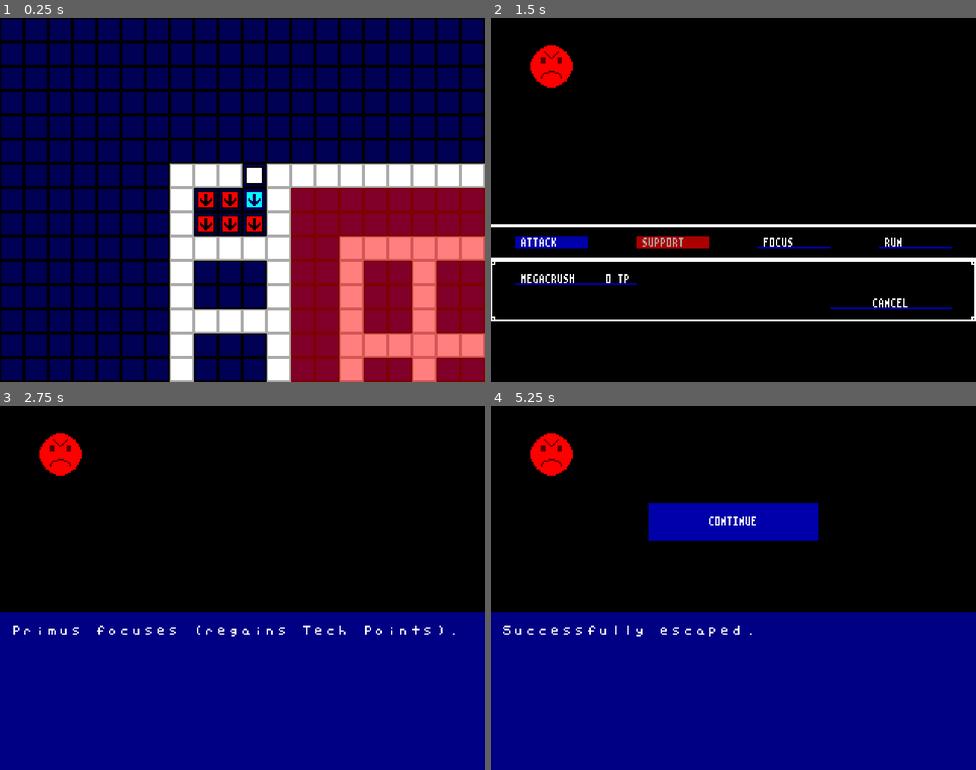
Above: before the commit, frames 1-4 (two rows, left to right).
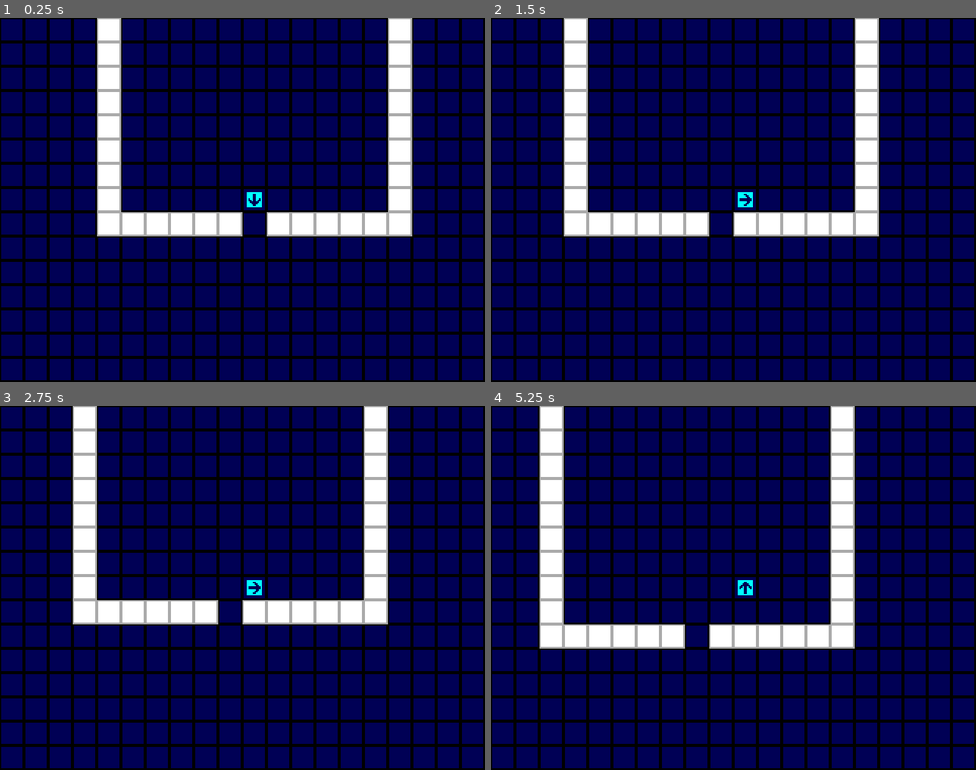
Above: after the commit, the same moments.

Repository: BeamBrain1/Morphose
Game: Godot game, scene res://Scenes/Global/root.tscn
Two runs of this game, one before a commit and one after it. Both use one fixed random seed, a clock stepped at 60 frames per second and the inputs below.
Inputs (mouse positions are in pixels of both pictures, inside the frame that each line leads up to):
- Up to frame 1 (0.25 s): no input
- Up to frame 2 (1.5 s): tap Enter (overworld_interact) at 0.5, 0.6 s; move the mouse to (840, 181) at 0.52 s; hold Right (right) 0.53-1.25 s; click (549, 243) at 1.25 s, where only the run before the commit has a clickable "ATTACK"
- Up to frame 3 (2.75 s): click (300, 631) at 2 s, where only the run before the commit has a clickable "FOCUS"
- Up to frame 4 (5.25 s): tap Space at 2.75, 5 s; move the mouse to (636, 606) at 2.77 s; hold Down (down) 2.78-3.5 s; click (636, 606) at 2.85 s; click (917, 631) at 3.5 s, where only the run before the commit has a clickable "RUN"; tap Enter (overworld_interact) at 4.25, 4.35 s; move the mouse to (782, 507) at 4.27 s; hold Right (right) 4.28-5.03 s; move the mouse to (709, 660) at 5.02 s; hold Up (up) from 5.03 s (still down); click (709, 660) at 5.1 s

The runs differ from the first frame. In frame 1, 39% of the frame differs, in the area x 20-100%, y 0-100%; in frame 2, 80%; in frame 3, 89%; in frame 4, 89%, in the area x 0-100%, y 0-100%.

Commit message:
Daily backup

Diff:
--- /dev/null
+++ b/Scenes/Battle/AttackAnimations/AttackAnimation.tscn
@@ -0,0 +1,12 @@
+[gd_scene format=3 uid="uid://cdvdc1i8f3ugi"]
+
+[ext_resource type="Script" uid="uid://12ujredmtjuv" path="res://Scenes/Battle/AttackAnimations/attack_animation.gd" id="1_sv7hb"]
+
+[sub_resource type="SpriteFrames" id="SpriteFrames_qj3hc"]
+
+[node name="AttackAnimation" type="AnimatedSprite2D" unique_id=678900228]
+sprite_frames = SubResource("SpriteFrames_qj3hc")
+script = ExtResource("1_sv7hb")
+
+[connection signal="animation_finished" from="." to="." method="_on_animation_finished"]
+[connection signal="frame_changed" from="." to="." method="_on_frame_changed"]
--- /dev/null
+++ b/Scenes/Battle/AttackAnimations/AttackSound.tscn
@@ -0,0 +1,7 @@
+[gd_scene format=3 uid="uid://b1temncsapi63"]
+
+[ext_resource type="Script" uid="uid://ile0dw2uvh7n" path="res://Scenes/Battle/AttackAnimations/attack_sound.gd" id="1_5k5x3"]
+
+[node name="AttackSound" type="AudioStreamPlayer" unique_id=582887907]
+bus = &"SFX"
+script = ExtResource("1_5k5x3")
--- /dev/null
+++ b/Scenes/Battle/AttackAnimations/attack_animation.gd
@@ -0,0 +1,47 @@
+class_name AttackAnimation
+extends AnimatedSprite2D
+
+signal finished_playing
+
+var sound_array: Array[AttackSound] = []
+var active_sound: AttackSound
+
+
+func _ready() -> void:
+	for node in get_children():
+		if node is AttackSound:
+			sound_array.append(node)
+
+
+func _on_animation_finished() -> void:
+	hide()
+	if soundPlaying():
+		await active_sound.finished
+	endAnimation()
+
+
+func _on_frame_changed() -> void:
+	for sound in sound_array:
+		if sound.play_frame == frame:
+			sound.play()
+			active_sound = sound
+			return
+
+
+func visualPlaying() -> bool:
+	return visible
+
+
+func soundPlaying() -> bool:
+	return active_sound != null
+
+
+func onSoundFinished() -> void:
+	active_sound = null
+	if not visualPlaying():
+		endAnimation()
+
+
+func endAnimation() -> void:
+	emit_signal("finished_playing")
+	call_deferred("queue_free")
--- /dev/null
+++ b/Scenes/Battle/AttackAnimations/attack_sound.gd
@@ -0,0 +1,4 @@
+class_name AttackSound
+extends AudioStreamPlayer
+
+@export var play_frame: int
--- a/Scenes/Battle/UI/battle_message_display.gd
+++ b/Scenes/Battle/UI/battle_message_display.gd
@@ -4,12 +4,7 @@
 
 signal display_timeout
 
-# Called when the node enters the scene tree for the first time.
-func _ready() -> void:
-	pass # Replace with function body.
 
-
-# Called every frame. 'delta' is the elapsed time since the previous frame.
 func _process(delta: float) -> void:
 	if Input.is_action_just_pressed("select"):
 		if displayingTemporaryMessage():
--- a/Scenes/CharBuild/UI/blueprint_slots_box.gd
+++ b/Scenes/CharBuild/UI/blueprint_slots_box.gd
@@ -3,10 +3,6 @@
 signal slots_changed
 
 var assigned_party_member: PartyMember
-
-# Called when the node enters the scene tree for the first time.
-func _ready() -> void:
-	pass # Replace with function body.
 
 
 func assignPartyMember(party_member: PartyMember) -> void:
--- a/Scenes/Global/Constructs/Blueprint.gd
+++ b/Scenes/Global/Constructs/Blueprint.gd
@@ -1,6 +1,8 @@
 class_name Blueprint
 
 const NUM_NAME_CHARS: int = 10			# Pad name to this size, including generation
+
+const ATTACK_ANIMATION_DIRECTORY = "res://Scenes/Battle/AttackAnimations/"
 
 var base_display_name: String = "[NO DATA]"
 var override_display_name: String = ""
@@ -200,11 +202,22 @@
 	return bio_cost_track.matchn("Z")
 
 
-# Override in children
+# Override in children as needed
 func isStatusEffectBlueprint() -> bool:
 	return false
 
 
-# Override in children
+# Override in children as needed
 func isSupportStatusEffectBlueprint() -> bool:
 	return false
+
+
+func getUseAnimation() -> AttackAnimation:
+	var animation_path: String = ATTACK_ANIMATION_DIRECTORY + animationFileName() + ".tscn"
+	if ResourceLoader.exists(animation_path):
+		return load(animation_path).instantiate()
+	return null
+
+
+func animationFileName() -> String:
+	return base_display_name + str(tier)
--- a/Scenes/Global/root.gd
+++ b/Scenes/Global/root.gd
@@ -11,10 +11,10 @@
 	#get_tree().root.content_scale_size = Vector2(960, 720)
 	randomize()
 	loadStartingPartyMembers()
-	#if GlobalProgramData.DEBUG_MODE:
-	#	ActiveSaveData.party.setLocationAndDirection(OverworldPosition.new("FactoryWorkerQuarters", Vector2(15, 8)))
-	#else:
-	ActiveSaveData.party.setLocationAndDirection(OverworldPosition.new("FactoryPens", Vector2(0, 0)))
+	if GlobalProgramData.DEBUG_MODE:
+		ActiveSaveData.party.setLocationAndDirection(OverworldPosition.new("FactoryExit", Vector2(0, 0)))
+	else:
+		ActiveSaveData.party.setLocationAndDirection(OverworldPosition.new("FactoryPens", Vector2(0, 0)))
 	toOverworld()
 
 
--- a/Scenes/Overworld/MapScripts/Factory/factory_exit_script.gd
+++ b/Scenes/Overworld/MapScripts/Factory/factory_exit_script.gd
@@ -3,9 +3,4 @@
 
 func body() -> void:
 	if isFlagSet("OverseerKilled"):
-		destroyActiveObject("NPCOverseer")
-		await displayDialog("Defector", "...We did it.")
-		await displayDialog("Defector", "We actually did it! We're free! We never have to see this place again! Aren't you glad you didn't eat me?")
-		await displayDialog("Defector", "I've... never left the factory. I don't know what's out there. But anywhere's better than here, right?")
-		await displayDialog("Defector", "Overseer once mentioned a \"city\" to the north. Tougher Morphose there. Better food, more Muta.")
-		await displayDialog("Defector", "You and me, Primus! We're moving up in the world!")
+		destroyActiveObject("OverseerNPC")
--- a/Scenes/Overworld/MapScripts/Factory/map_script_overseer.gd
+++ b/Scenes/Overworld/MapScripts/Factory/map_script_overseer.gd
@@ -10,3 +10,8 @@
 	if battle_won:
 		await destroyActiveObject(holder)
 		await setFlag("OverseerKilled")
+		await displayDialog("Defector", "...We did it.")
+		await displayDialog("Defector", "We actually did it! We're free! We never have to see this place again! Aren't you glad you didn't eat me?")
+		await displayDialog("Defector", "I've... never left the factory. I don't know what's out there. But anywhere's better than here, right?")
+		await displayDialog("Defector", "Overseer once mentioned a \"city\" to the north. Tougher Morphose there. Better food, more Muta.")
+		await displayDialog("Defector", "You and me, Primus! We're moving up in the world!")
--- a/Scenes/Overworld/MapScripts/Factory/security_quarters_script.gd
+++ b/Scenes/Overworld/MapScripts/Factory/security_quarters_script.gd
@@ -8,10 +8,10 @@
 	else:
 		await displayDialog("Security", "How did it get this far? ...You! Worker! You've been helping it! We'll kill you too!")
 		for i in range(3):
-			await pushActor("SecurityNPC1", 1, GlobalProgramData.DIRECTION.UP)
-			await pushActor("SecurityNPC2", 1, GlobalProgramData.DIRECTION.UP)
+			pushActor("SecurityNPC1", 1, GlobalProgramData.DIRECTION.UP)
+			pushActor("SecurityNPC2", 1, GlobalProgramData.DIRECTION.UP)
 			await delay(DEFAULT_STEP_DELAY)
+		await setFlag("SecurityAmbushDefeated")
 		await doEncounter(["Security", "Security"])
 		if battle_won:
-			await setFlag("SecurityAmbushDefeated")
 			await displayDialog("Defector", "Starting to think we can pull this off! South door leads to the armory. Probably has good combat blueprints.")
--- a/Scenes/Overworld/Maps/FactorySecurityQuarters.tscn
+++ b/Scenes/Overworld/Maps/FactorySecurityQuarters.tscn
@@ -7,6 +7,7 @@
 [ext_resource type="PackedScene" uid="uid://bxlx52nrj1d2b" path="res://Scenes/Overworld/Encounters/Encounter.tscn" id="4_qa7qs"]
 [ext_resource type="PackedScene" uid="uid://bm5l7me1ug7k2" path="res://Scenes/Overworld/ActiveObjects/PartyToken.tscn" id="5_03tcu"]
 [ext_resource type="PackedScene" uid="uid://bawj68k5d0vov" path="res://Scenes/Overworld/ActiveObjects/NPCs/Factory/security.tscn" id="6_qa7qs"]
+[ext_resource type="PackedScene" uid="uid://ntecug3wc8de" path="res://Scenes/Overworld/MapScripts/Factory/security_quarters_script.tscn" id="8_843yj"]
 
 [node name="OverworldMap" type="Node2D" unique_id=1987703735]
 script = ExtResource("1_b7k86")
@@ -57,3 +58,5 @@
 [node name="PartyToken" parent="." unique_id=809970201 instance=ExtResource("5_03tcu")]
 
 [node name="TileMapLayersUpper" type="Node2D" parent="." unique_id=1884149053]
+
+[node name="SecurityQuartersScript" parent="." unique_id=1038762891 instance=ExtResource("8_843yj")]
--- a/defector_join_script.gd
+++ b/defector_join_script.gd
@@ -10,7 +10,6 @@
 		if activeMap().gridPosition(activeMap().getPartyToken()).x == 23:
 			await pushParty(1, GlobalProgramData.DIRECTION.LEFT)
 			await turnParty(GlobalProgramData.DIRECTION.UP)
-		await displayDialog("Primus", "!")
 		await pushParty(1, GlobalProgramData.DIRECTION.UP)
 		await delay(0.25)
 		await turnNPC(defector_npc, GlobalProgramData.DIRECTION.DOWN)
@@ -24,7 +23,7 @@
 		await displayDialog("Primus", "...?")
 		await displayDialog("Worker", "Good. Pay attention. This place's Overseer is tough. He's harvested Muta from guys like you for years.")
 		await displayDialog("Worker", "You can't beat him alone. But I've wanted to escape this place for a while too. Together, we have a chance.")
-		await displayDialog("Worker", "They were going to eat me, too - that's what they do to chronic underpeformers.")
+		await displayDialog("Worker", "They were going to eat me, too - missed too many quotas.")
 		await displayDialog("Worker", "I raided the Muta stores, so I can handle myself in a fight. But I want a cut of the harvests.")
 		await displayDialog("Worker", "My worker designation is J-427, but you can call me Defector.")
 		await displayDialog("Defector", "Oh, one more thing. I grabbed a Honey blueprint. It heals wounds. You can't use it - incompatible with your body.")
@@ -33,7 +32,9 @@
 		await giveBlueprint("Honey")
 		await displayDialog(SpokenDialogBox.SYSTEM_DIALOG, "Defector joined.\nGained genetic blueprint for Honey.")
 		await openCharBuildScreen(false)
-		await spawnActiveObject("NPCs/Factory/Defector_NPC", defector_npc, Vector2(23, 20))
+		await spawnActiveObject("NPCs/Factory/Defector", defector_npc, Vector2(22, 0))
+		await turnNPC(defector_npc, GlobalProgramData.DIRECTION.DOWN)
 		await displayDialog("Defector", "All set? Good. Let's get out of here!")
+		await pushActor(defector_npc, 2, GlobalProgramData.DIRECTION.DOWN)
 		await destroyActiveObject(defector_npc)
 		await setFlag("DefectorJoined")
--- a/factory_halls_1_script.gd
+++ b/factory_halls_1_script.gd
@@ -2,8 +2,6 @@
 
 
 func body() -> void:
-
-	return
 
 	var gatekeeper_npc: String = "GatekeeperWorkerNPC"
 
Not shown, added: Scenes/Battle/AttackAnimations/attack_animation.gd.uid
Not shown, added: Scenes/Battle/AttackAnimations/attack_sound.gd.uid
